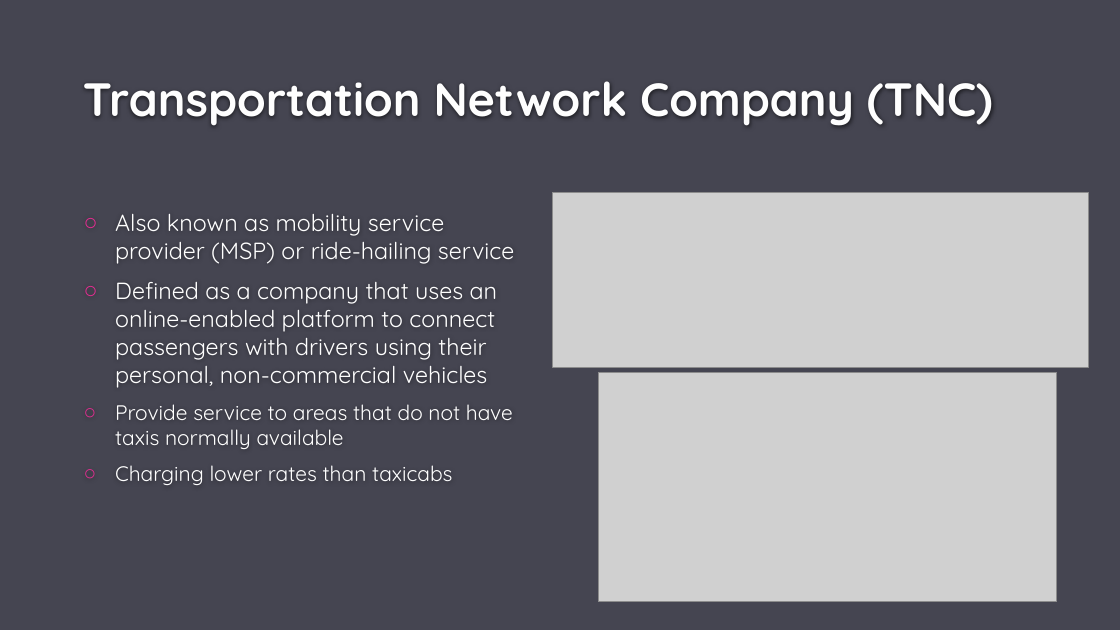
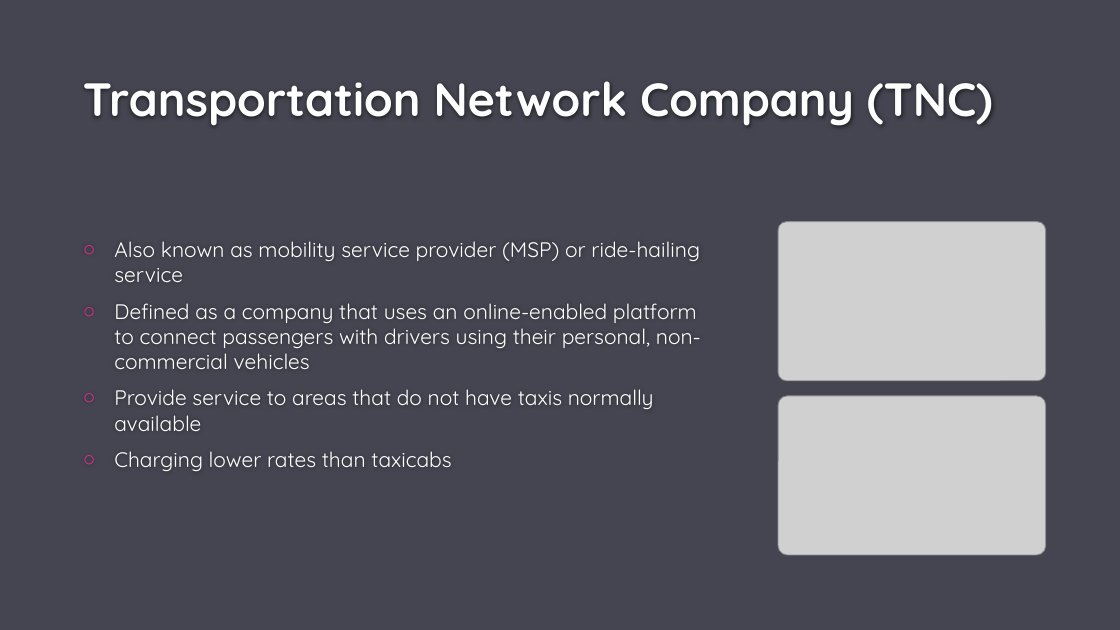
Before and after one commit to ajkim19/TNCs_and_DUI_Deaths, a slide deck: slide 2 of Project 1/Project-1.pptx. Drawn at 1120x630 pixels with LibreOffice and Linux fonts; fonts in the diff are those of the drawing; grey boxes stand for pictures; background and template pictures are left out. Boxes give left, top, right and bottom in pixels: in the first picture for what was removed or moved away, otherwise in the second. Text is boxed around its words. In the diff, an @@ line names an element or a change of style, - is before the commit and + after.

```diff
--- a/Project 1/Project-1.pptx
+++ b/Project 1/Project-1.pptx
@@ text "Also known as mobility service ..." moved from (x1=115, y1=214, x2=514, y2=485) to (x1=114, y1=241, x2=701, y2=471) @@
@@ text "Also known as mobility service ..." at (x1=114, y1=241, x2=701, y2=471): vertical alignment top to middle @@
@@ picture resized from (x1=598, y1=372, x2=1057, y2=602) to (x1=778, y1=222, x2=1046, y2=381) @@
@@ text at (x1=114, y1=241, x2=701, y2=369): size 20 to 18 pt in "Also known as mobility service provider (MSP) ...", "Defined as a company that uses an ..." @@
@@ picture resized from (x1=553, y1=192, x2=1088, y2=367) to (x1=778, y1=396, x2=1046, y2=555) @@
```
Also in this commit, not shown: 9 other slides changed, 1 other file.
